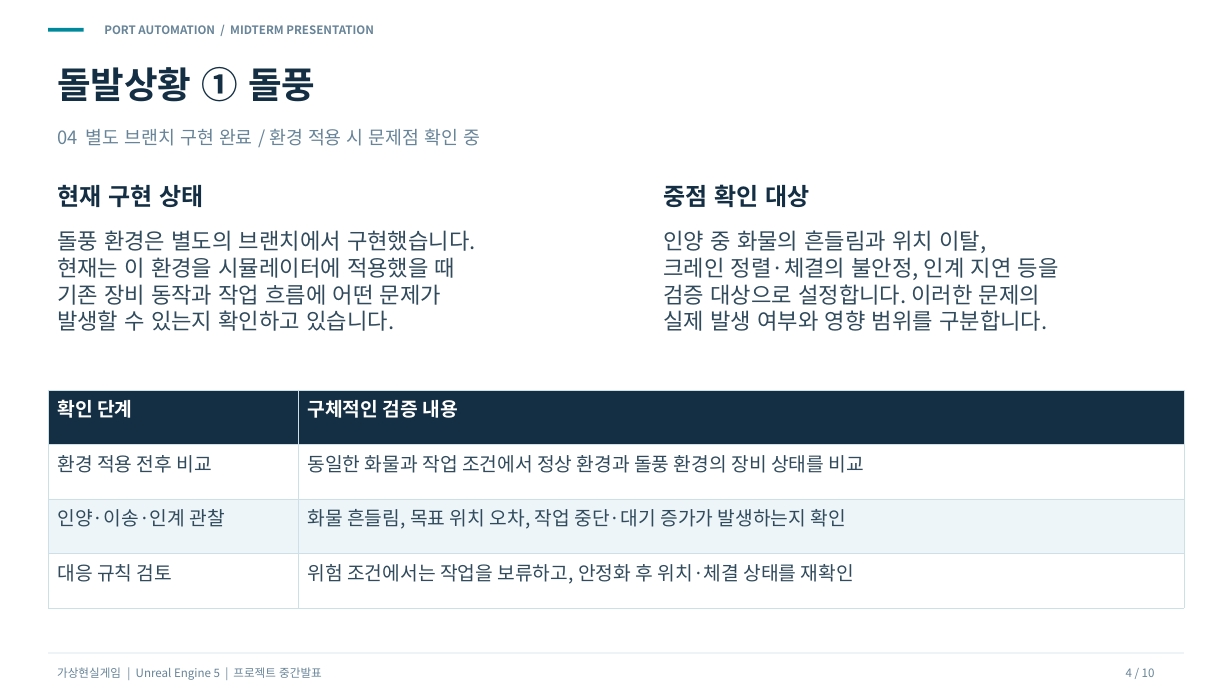
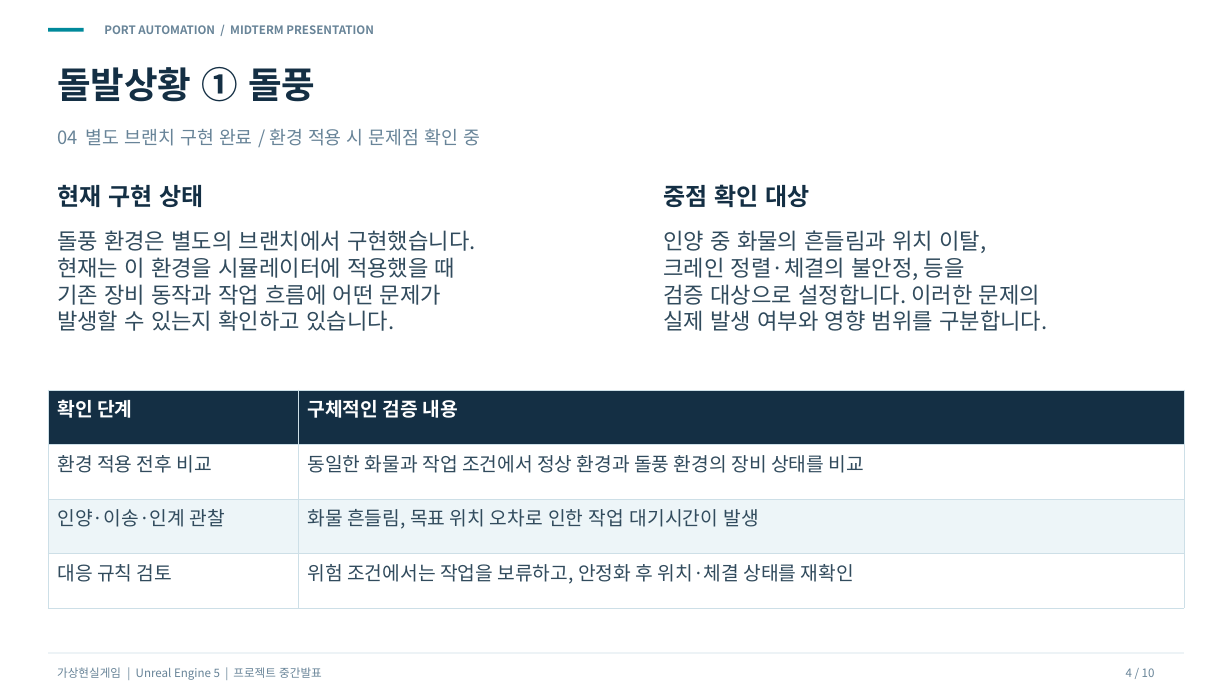
Before and after one commit to JaegeonRyu/PortSim, a slide deck: slide 4 of Document/항만_자동화_중간발표_수정본.pptx. Drawn at 1232x693 pixels with LibreOffice and Linux fonts; fonts in the diff are those of the drawing. Boxes give left, top, right and bottom in pixels: in the first picture for what was removed or moved away, otherwise in the second. Text is boxed around its words. In the diff, an @@ line names an element or a change of style, - is before the commit and + after.

```diff
--- a/Document/항만_자동화_중간발표_수정본.pptx
+++ b/Document/항만_자동화_중간발표_수정본.pptx
@@ text at [664, 257, 965, 280]: text changed @@
-크레인 정렬·체결의 불안정, 인계 지연 등을
+크레인 정렬·체결의 불안정, 등을
@@ table at [48, 390, 1184, 608] @@
-row 3, column 2: 화물 흔들림, 목표 위치 오차, 작업 중단·대기 증가가 발생하는지 확인
+row 3, column 2: 화물 흔들림, 목표 위치 오차로 인한 작업 대기시간이 발생
```
